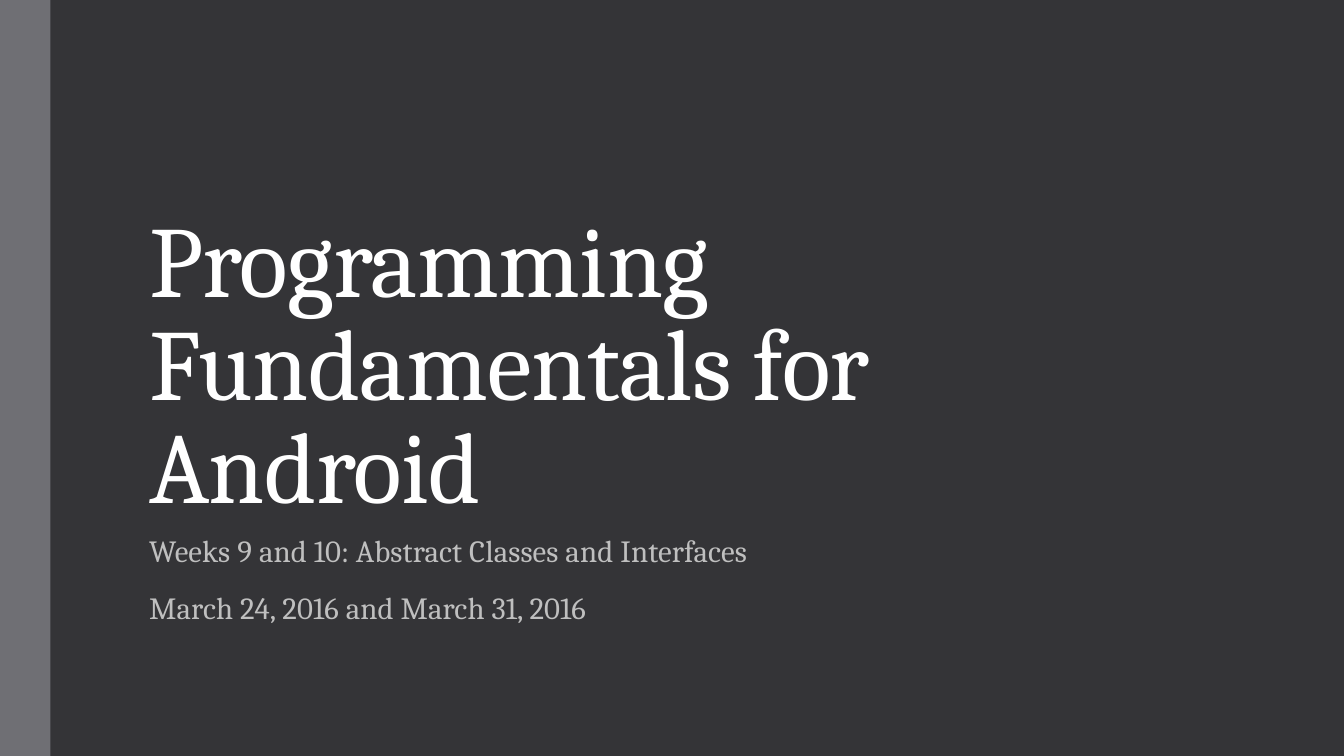
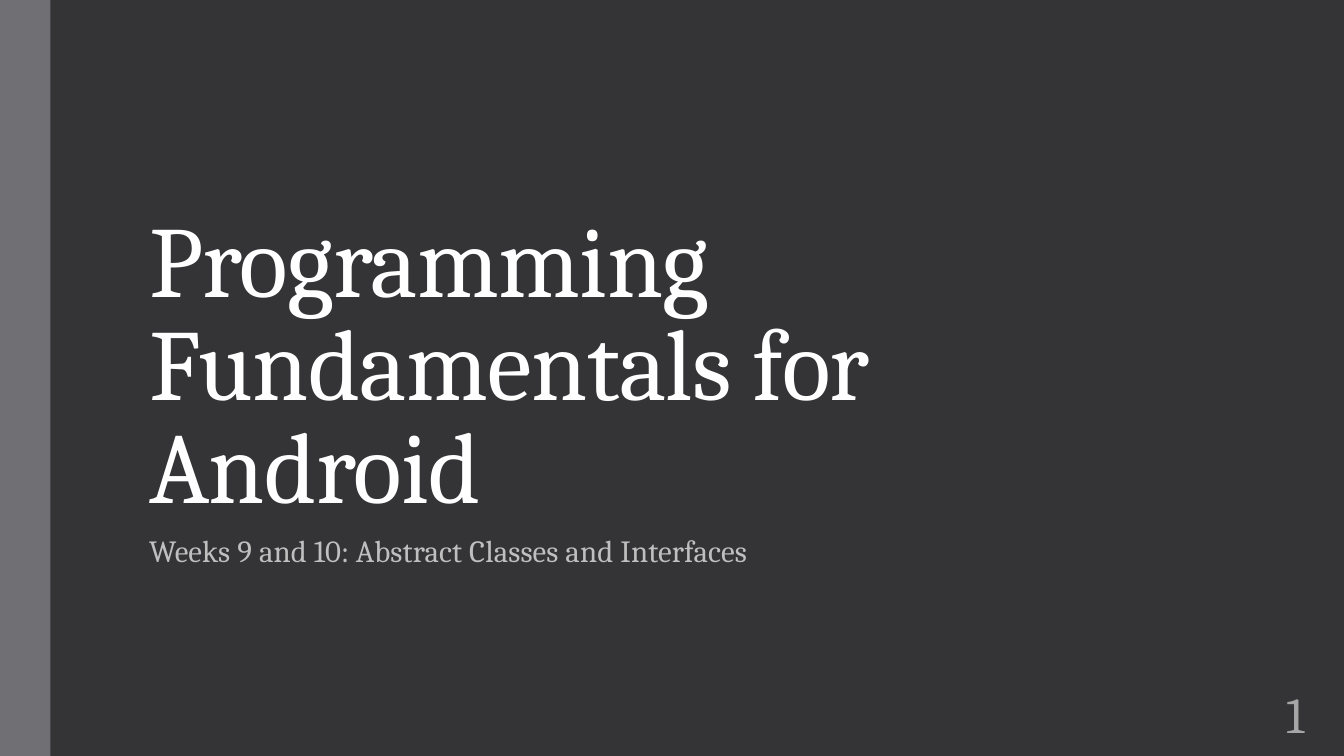
Before and after one commit to zarthur/CSCC-Fundamentals-Android-Notes, a slide deck: slide 1 of week_09_10/week_09_10.pptx. Drawn at 1344x756 pixels with LibreOffice and Linux fonts; fonts in the diff are those of the drawing. Boxes give left, top, right and bottom in pixels: in the first picture for what was removed or moved away, otherwise in the second. Text is boxed around its words. In the diff, an @@ line names an element or a change of style, - is before the commit and + after.

Commit message:
week 9,10: fix typo in slides

```diff
--- a/week_09_10/week_09_10.pptx
+++ b/week_09_10/week_09_10.pptx
@@ subtitle at (x1=149, y1=597, x2=586, y2=623): paragraph removed @@
-March 24, 2016 and March 31, 2016
@@ page number added at (x1=1286, y1=699, x2=1304, y2=733), 36 pt, text #A6A6A6 @@
+1
```
Also in this commit, not shown: 17 other slides changed.
